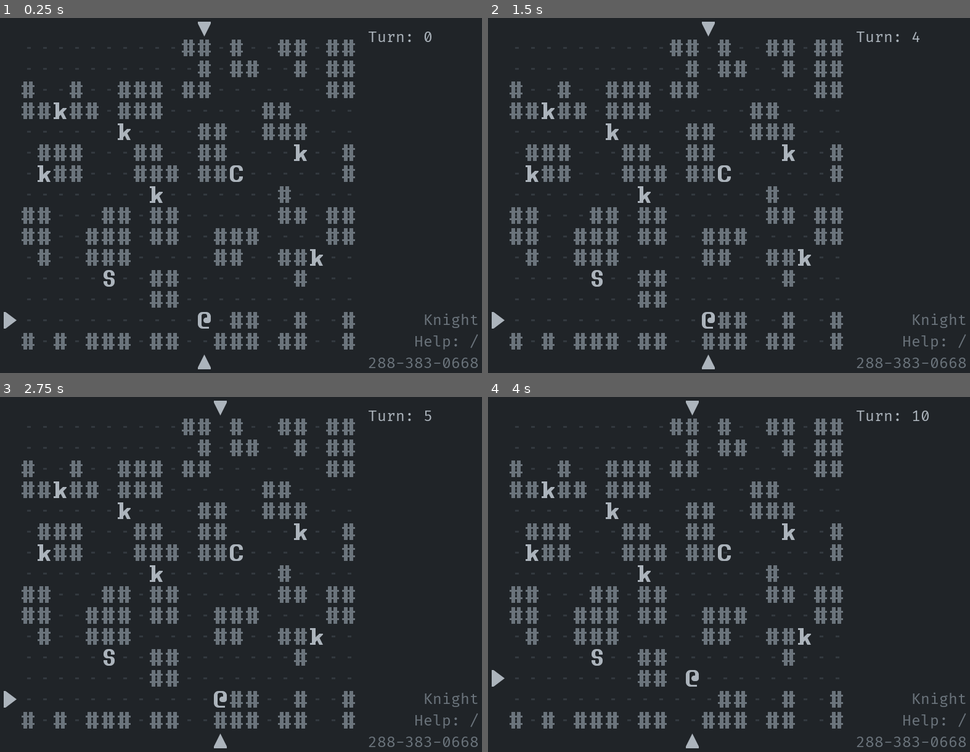
Above: before the commit, frames 1-4 (two rows, left to right).
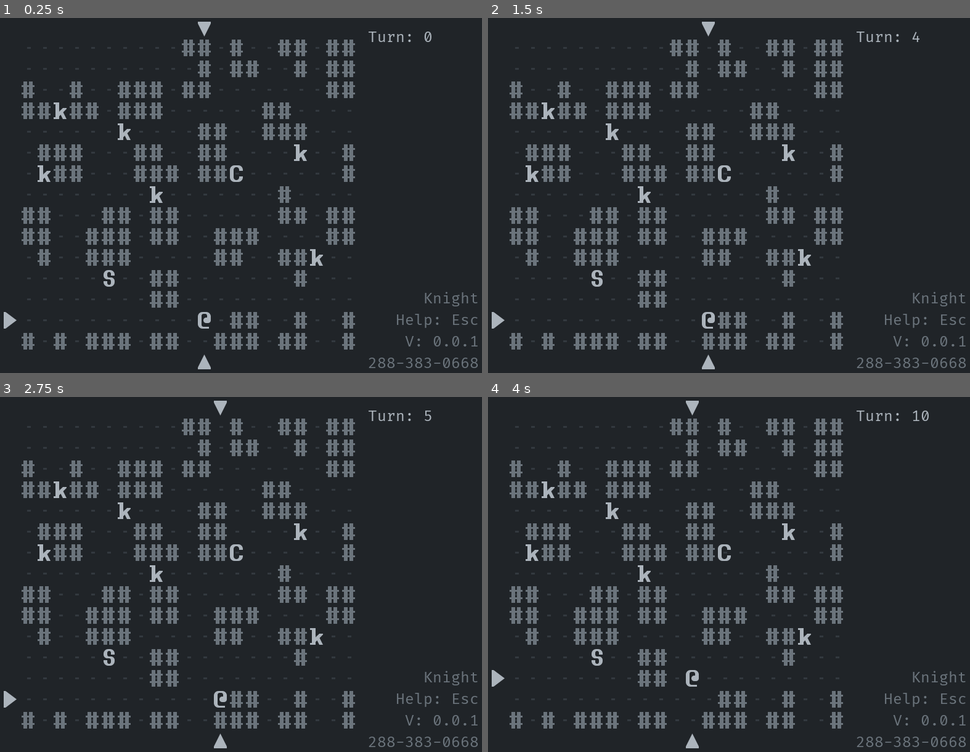
Above: after the commit, the same moments.

Repository: Bozar/OneMoreLevel
Game: Godot game, scene res://scene/main/MainScene.tscn
The game is run twice, just before and just after one commit, with the same random seed, the same clock (stepped at 60 frames per second) and the same inputs.
Inputs:
- Up to frame 1 (0.25 s): no input
- Up to frame 2 (1.5 s): tap Enter at 0.5 s; hold Right (move_right) 0.53-1.28 s; tap Space (init_world) at 0.6, 1.25, 1.35 s; hold Down (move_down) from 1.28 s (still down)
- Up to frame 3 (2.75 s): tap Enter at 2 s; release Down (move_down) at 2.03 s; hold Right (move_right) from 2.03 s (still down); tap Space (init_world) at 2.1 s
- Up to frame 4 (4 s): tap Space (init_world) at 2.75, 2.85, 3.6 s; release Right (move_right) at 2.78 s; hold Up (move_up) 2.78-3.53 s; tap Enter at 3.5 s; hold Left (move_left) from 3.53 s (still down)

The runs differ from the first frame. In frame 1, 0.4% of the frame differs, in the area x 82-100%, y 77-94%; in frame 2, 0.4%; in frame 3, 0.4%; in frame 4, 0.4%.

Commit message:
Print version number.

Diff:
--- /dev/null
+++ b/library/SidebarText.gd
@@ -0,0 +1,10 @@
+const VERSION: String = "V: 0.0.1"
+
+const TURN: String = "Turn: {0}"
+
+const DANGER: String = "DANGER!"
+const WIN: String = "You win.\n[ Space ]"
+const LOSE: String = "You lose.\n[ Space ]"
+
+const HELP: String = "Help: Esc"
+const SEED: String = "{0}-{1}-{2}"
--- a/scene/gui/MainGUI.tscn
+++ b/scene/gui/MainGUI.tscn
@@ -11,7 +11,7 @@
 }
 
 [node name="SidebarVBox" type="VBoxContainer" parent="."]
-margin_left = 620.0
+margin_left = 590.0
 margin_right = 800.0
 margin_bottom = 600.0
 rect_min_size = Vector2( 180, 0 )
@@ -19,7 +19,7 @@
 script = ExtResource( 2 )
 
 [node name="Turn" parent="SidebarVBox" instance=ExtResource( 1 )]
-margin_right = 180.0
+margin_right = 210.0
 margin_bottom = 45.0
 rect_min_size = Vector2( 0, 45 )
 size_flags_vertical = 1
@@ -27,30 +27,38 @@
 
 [node name="Message" parent="SidebarVBox" instance=ExtResource( 1 )]
 margin_top = 49.0
-margin_right = 180.0
-margin_bottom = 495.0
+margin_right = 210.0
+margin_bottom = 460.0
 size_flags_vertical = 3
 text = "Message"
 
 [node name="World" parent="SidebarVBox" instance=ExtResource( 1 )]
-margin_top = 499.0
-margin_right = 180.0
-margin_bottom = 530.0
+margin_top = 464.0
+margin_right = 210.0
+margin_bottom = 495.0
 size_flags_vertical = 1
 text = "World Name"
 align = 2
 
 [node name="Help" parent="SidebarVBox" instance=ExtResource( 1 )]
-margin_top = 534.0
-margin_right = 180.0
-margin_bottom = 565.0
+margin_top = 499.0
+margin_right = 210.0
+margin_bottom = 530.0
 size_flags_vertical = 1
 text = "Help"
 align = 2
 
+[node name="Version" parent="SidebarVBox" instance=ExtResource( 1 )]
+margin_top = 534.0
+margin_right = 210.0
+margin_bottom = 565.0
+size_flags_vertical = 1
+text = "Version: 1.2.3"
+align = 2
+
 [node name="Seed" parent="SidebarVBox" instance=ExtResource( 1 )]
 margin_top = 569.0
-margin_right = 180.0
+margin_right = 210.0
 margin_bottom = 600.0
 size_flags_vertical = 1
 text = "123456"
--- a/scene/gui/SidebarVBox.gd
+++ b/scene/gui/SidebarVBox.gd
@@ -5,6 +5,7 @@
 const MESSAGE: String = "Message"
 const WORLD: String = "World"
 const HELP: String = "Help"
+const VERSION: String = "Version"
 const SEED: String = "Seed"
 
 const RandomNumber := preload("res://scene/main/RandomNumber.gd")
@@ -14,6 +15,7 @@
 var _new_Palette := preload("res://library/Palette.gd").new()
 var _new_WorldTag := preload("res://library/WorldTag.gd").new()
 var _new_ConvertCoord := preload("res://library/ConvertCoord.gd").new()
+var _new_SidebarText := preload("res://library/SidebarText.gd").new()
 
 var _ref_RandomNumber: RandomNumber
 var _ref_DangerZone: DangerZone
@@ -23,15 +25,9 @@
 	MESSAGE: _new_Palette.STANDARD,
 	WORLD: _new_Palette.SHADOW,
 	HELP: _new_Palette.SHADOW,
+	VERSION: _new_Palette.SHADOW,
 	SEED: _new_Palette.SHADOW,
 }
-
-var _turn: String = "Turn: {0}"
-var _danger: String = "DANGER!"
-var _win: String = "You win.\n[ Space ]"
-var _lose: String = "You lose.\n[ Space ]"
-var _help: String = "Help: /"
-var _seed: String = "{0}-{1}-{2}"
 
 var _pc: Sprite
 var _turn_counter: int = 0
@@ -44,7 +40,8 @@
 	get_node(MESSAGE).text = ""
 
 	get_node(WORLD).text = _new_WorldTag.get_world_name(new_world)
-	get_node(HELP).text = _help
+	get_node(HELP).text = _new_SidebarText.HELP
+	get_node(VERSION).text = _new_SidebarText.VERSION
 	get_node(SEED).text = _get_seed()
 
 
@@ -64,9 +61,9 @@
 
 func _on_EndGame_game_is_over(win: bool) -> void:
 	if win:
-		get_node(MESSAGE).text = _win
+		get_node(MESSAGE).text = _new_SidebarText.WIN
 	else:
-		get_node(MESSAGE).text = _lose
+		get_node(MESSAGE).text = _new_SidebarText.LOSE
 
 
 func _set_color() -> void:
@@ -75,14 +72,14 @@
 
 
 func _get_turn() -> String:
-	return _turn.format([_turn_counter])
+	return _new_SidebarText.TURN.format([_turn_counter])
 
 
 func _get_warning() -> String:
 	var _pc_pos: Array = _new_ConvertCoord.vector_to_array(_pc.position)
 
 	if _ref_DangerZone.is_in_danger(_pc_pos[0], _pc_pos[1]):
-		return _danger
+		return _new_SidebarText.DANGER
 	return  ""
 
 
@@ -92,4 +89,4 @@
 	var _body: String = _rng_seed.substr(3, 3)
 	var _tail: String = _rng_seed.substr(6)
 
-	return _seed.format([_head, _body, _tail])
+	return _new_SidebarText.SEED.format([_head, _body, _tail])
